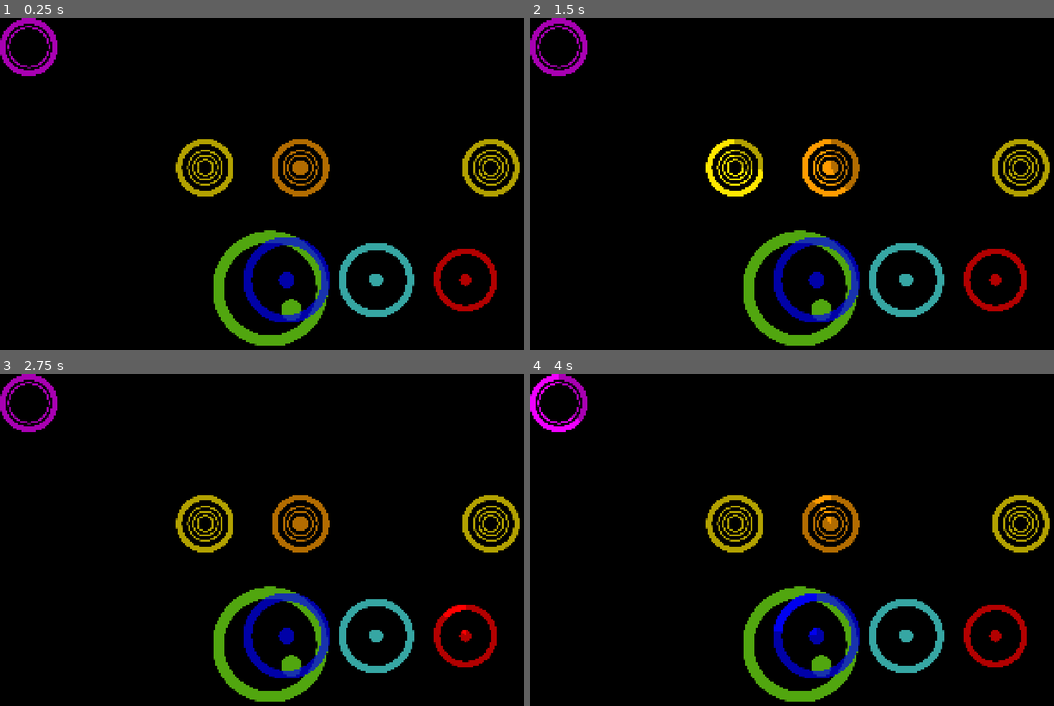
Above: before the commit, frames 1-4 (two rows, left to right).
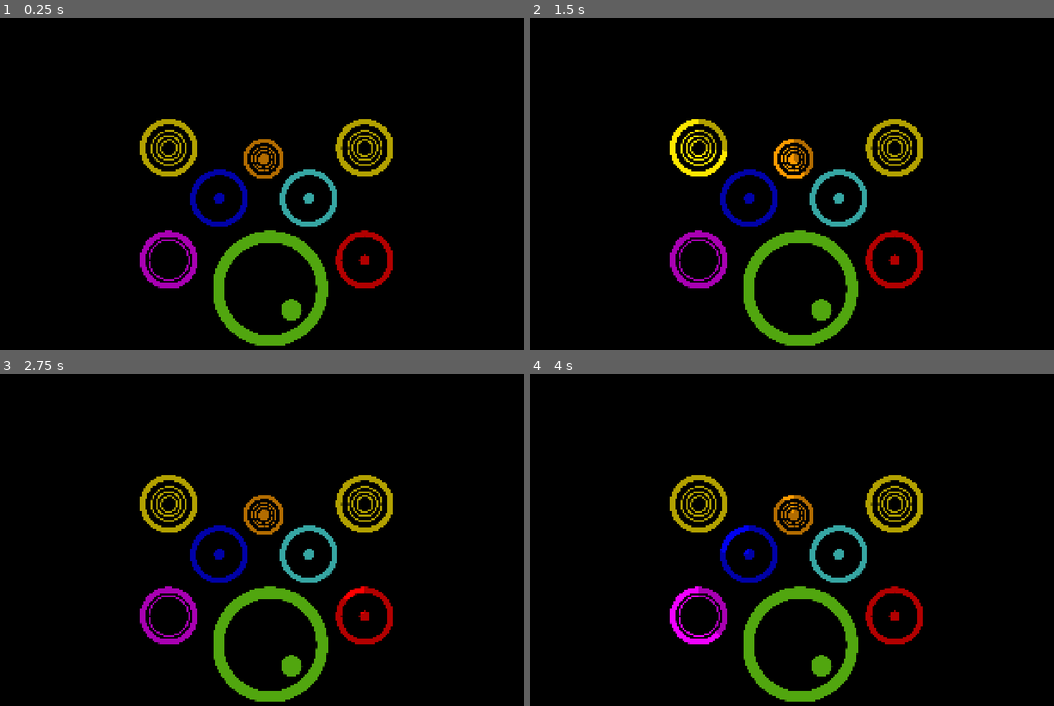
Above: after the commit, the same moments.

Repository: ccmorataya/gd_drum_machine
Game: Godot game, scene res://scenes/root.tscn
The game is run twice, just before and just after one commit, with the same random seed, the same clock (stepped at 60 frames per second) and the same inputs. The project has no main scene, so this scene is started directly.
Inputs:
- Up to frame 1 (0.25 s): no input
- Up to frame 2 (1.5 s): tap Enter at 0.5 s; hold W 0.53-1.28 s; tap K (snare) at 0.6 s; tap A (splash) at 0.8, 1.35 s; hold S from 1.28 s (still down)
- Up to frame 3 (2.75 s): tap F (tom_hi) at 1.55, 2.1 s; release S at 2.03 s; hold W from 2.03 s (still down); tap J (tom_lo) at 2.3 s
- Up to frame 4 (4 s): tap J (tom_lo) at 2.85 s; tap D (tom_mid) at 3.05, 3.6 s; release W at 3.53 s; hold S from 3.53 s (still down); tap K (snare) at 3.8 s

The runs differ from the first frame. In frame 1, 9.9% of the frame differs, in the area x 0-100%, y 0-92%; in frame 2, 9.9%; in frame 3, 9.9%; in frame 4, 9.9%.

Commit message:
Fix elements position

Diff:
--- a/scenes/root.tscn
+++ b/scenes/root.tscn
@@ -13,18 +13,68 @@
 script = ExtResource( 1 )
 
 [node name="tp_drum_bass" type="TextureProgress" parent="."]
-margin_right = 40.0
-margin_bottom = 40.0
+tint_under = Color( 1, 1, 1, 0.7 )
+rect_position = Vector2( 380, 380 )
 rect_scale = Vector2( 0.2, 0.2 )
 texture_under = ExtResource( 2 )
 texture_progress = ExtResource( 2 )
+margin_right = 40.0
+margin_bottom = 40.0
 fill_mode = 5
+
+[node name="tp_snare" type="TextureProgress" parent="."]
 tint_under = Color( 1, 1, 1, 0.7 )
-rect_position = Vector2( 380, 380 )
+rect_position = Vector2( 250, 380 )
+rect_scale = Vector2( 0.1, 0.1 )
+texture_under = ExtResource( 8 )
+texture_progress = ExtResource( 8 )
+margin_right = 40.0
+margin_bottom = 40.0
+fill_mode = 5
+
+[node name="tp_tom_lo" type="TextureProgress" parent="."]
+tint_under = Color( 1, 1, 1, 0.7 )
+rect_position = Vector2( 600, 380 )
+rect_scale = Vector2( 0.1, 0.1 )
+texture_under = ExtResource( 5 )
+texture_progress = ExtResource( 5 )
+margin_right = 40.0
+margin_bottom = 40.0
+fill_mode = 5
+
+[node name="tp_tom_hi" type="TextureProgress" parent="."]
+tint_under = Color( 1, 1, 1, 0.7 )
+rect_position = Vector2( 340, 270 )
+rect_scale = Vector2( 0.1, 0.1 )
+texture_under = ExtResource( 3 )
+texture_progress = ExtResource( 3 )
+margin_right = 40.0
+margin_bottom = 40.0
+fill_mode = 5
+
+[node name="tp_tom_mid" type="TextureProgress" parent="."]
+tint_under = Color( 1, 1, 1, 0.7 )
+rect_position = Vector2( 500, 270 )
+rect_scale = Vector2( 0.1, 0.1 )
+texture_under = ExtResource( 4 )
+texture_progress = ExtResource( 4 )
+margin_right = 40.0
+margin_bottom = 40.0
+fill_mode = 5
+
+[node name="tp_splash" type="TextureProgress" parent="."]
+tint_under = Color( 1, 1, 1, 0.7 )
+rect_position = Vector2( 435, 215 )
+rect_scale = Vector2( 0.07, 0.07 )
+texture_under = ExtResource( 7 )
+texture_progress = ExtResource( 7 )
+margin_right = 40.0
+margin_bottom = 40.0
+fill_mode = 5
 
 [node name="tp_cymbal_hs" type="TextureProgress" parent="."]
 tint_under = Color( 1, 1, 1, 0.7 )
-rect_position = Vector2( 315, 215 )
+rect_position = Vector2( 250, 180 )
 rect_scale = Vector2( 0.1, 0.1 )
 texture_under = ExtResource( 6 )
 texture_progress = ExtResource( 6 )
@@ -34,60 +84,10 @@
 
 [node name="tp_cymbal_oc" type="TextureProgress" parent="."]
 tint_under = Color( 1, 1, 1, 0.7 )
-rect_position = Vector2( 825, 215 )
+rect_position = Vector2( 600, 180 )
 rect_scale = Vector2( 0.1, 0.1 )
 texture_under = ExtResource( 6 )
 texture_progress = ExtResource( 6 )
 margin_right = 40.0
 margin_bottom = 40.0
 fill_mode = 5
-
-[node name="tp_snare" type="TextureProgress" parent="."]
-tint_under = Color( 1, 1, 1, 0.7 )
-rect_position = Vector2( 0, 0 )
-rect_scale = Vector2( 0.1, 0.1 )
-texture_under = ExtResource( 8 )
-texture_progress = ExtResource( 8 )
-margin_right = 40.0
-margin_bottom = 40.0
-fill_mode = 5
-
-[node name="tp_splash" type="TextureProgress" parent="."]
-tint_under = Color( 1, 1, 1, 0.7 )
-rect_position = Vector2( 485, 215 )
-rect_scale = Vector2( 0.1, 0.1 )
-texture_under = ExtResource( 7 )
-texture_progress = ExtResource( 7 )
-margin_right = 40.0
-margin_bottom = 40.0
-fill_mode = 5
-
-[node name="tp_tom_hi" type="TextureProgress" parent="."]
-tint_under = Color( 1, 1, 1, 0.7 )
-rect_position = Vector2( 435, 390 )
-rect_scale = Vector2( 0.15, 0.15 )
-texture_under = ExtResource( 3 )
-texture_progress = ExtResource( 3 )
-margin_right = 40.0
-margin_bottom = 40.0
-fill_mode = 5
-
-[node name="tp_tom_lo" type="TextureProgress" parent="."]
-tint_under = Color( 1, 1, 1, 0.7 )
-rect_position = Vector2( 775, 410 )
-rect_scale = Vector2( 0.11, 0.11 )
-texture_under = ExtResource( 5 )
-texture_progress = ExtResource( 5 )
-margin_right = 40.0
-margin_bottom = 40.0
-fill_mode = 5
-
-[node name="tp_tom_mid" type="TextureProgress" parent="."]
-tint_under = Color( 1, 1, 1, 0.7 )
-rect_position = Vector2( 605, 400 )
-rect_scale = Vector2( 0.13, 0.13 )
-texture_under = ExtResource( 4 )
-texture_progress = ExtResource( 4 )
-margin_right = 40.0
-margin_bottom = 40.0
-fill_mode = 5
